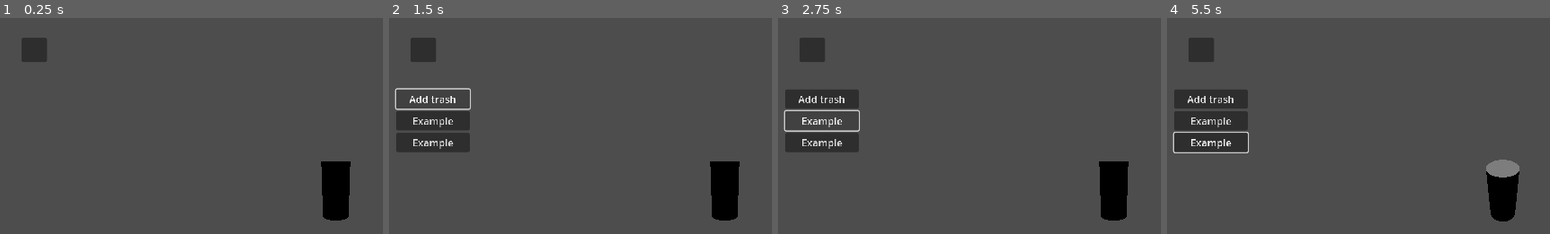
Above: before the commit, frames 1-4 (left to right).
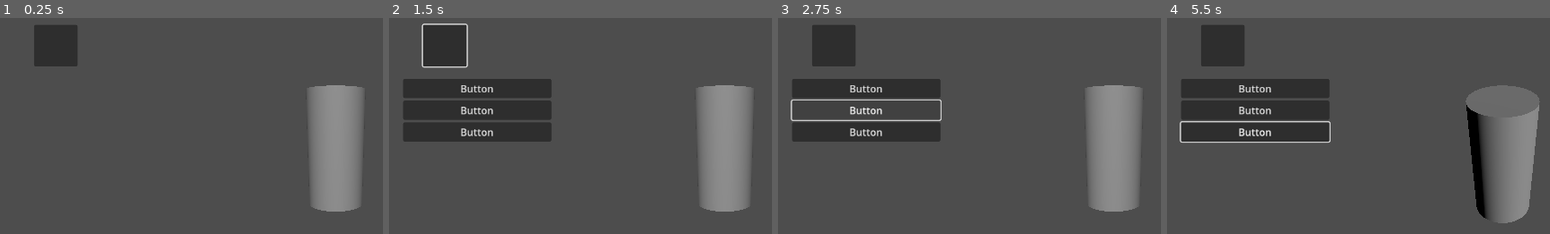
Above: after the commit, the same moments.

Repository: muriplz/Puaj
Game: Godot game, scene res://level.tscn
Same seed, same stepped clock (60 frames per second), same inputs: the game is played once before the commit and once after it. Before the commit the project starts from res://scenes/inmersive_view.tscn.
Inputs (mouse positions are in pixels of both pictures, inside the frame that each line leads up to; where the layout moved, square brackets give the same spot in the first picture):
- Up to frame 1 (0.25 s): no input
- Up to frame 2 (1.5 s): click (446, 46) [423, 50] at 0.5 s; click (431, 100) at 1.25 s, where only the run before the commit has a clickable "Add trash"
- Up to frame 3 (2.75 s): click "Example" (after the commit: "Button") at 2 s
- Up to frame 4 (5.5 s): click "Example" (after the commit: "Button") at 2.75 s; click (1255, 132) at 3.5 s, where only the run after the commit has a clickable "Button"; tap Enter at 4.25 s; move the mouse to (outside the picture) at 4.27 s; hold D (right, bound only before the commit) 4.28-5 s; click (outside the picture) at 4.42 s; tap Space at 5 s; drag from (1358, 223) to (outside the picture) at 5.02 s

The runs differ from the first frame. In frame 1, 10% of the frame differs, in the area x 5-95%, y 3-94%; in frame 2, 19%; in frame 3, 17%; in frame 4, 20%, in the area x 1-98%, y 3-96%.
Error before the commit: Invalid call. Nonexistent function 'instance' in base 'PackedScene'. (res://scenes/ui.tscn::GDScript_kkwjd:13)
Error after the commit: Invalid call. Nonexistent function 'request_image' in base 'Nil'. (res://scripts/TileManager.gd:21)

Commit message:
cleanup

Diff:
--- /dev/null
+++ b/level.tscn
@@ -0,0 +1,81 @@
+[gd_scene load_steps=8 format=3 uid="uid://cxynsi2vr6h6t"]
+
+[ext_resource type="Script" path="res://scripts/player/PlayerMovement.gd" id="1_qetjv"]
+[ext_resource type="Script" path="res://scripts/UIOpener.gd" id="1_r7q8o"]
+[ext_resource type="Script" path="res://scripts/player/PlayerCamera.gd" id="2_j6n1o"]
+[ext_resource type="Script" path="res://scripts/TileManager.gd" id="3_carvu"]
+[ext_resource type="Script" path="res://scripts/TileGetter.gd" id="4_1lgmd"]
+
+[sub_resource type="CylinderShape3D" id="CylinderShape3D_x3jx3"]
+
+[sub_resource type="CylinderMesh" id="CylinderMesh_3005l"]
+
+[node name="Level" type="Node3D"]
+
+[node name="Player" type="CharacterBody3D" parent="."]
+script = ExtResource("1_qetjv")
+
+[node name="CollisionShape3D" type="CollisionShape3D" parent="Player"]
+transform = Transform3D(1, 0, 0, 0, 1, 0, 0, 0, 1, 0, 1, 0)
+shape = SubResource("CylinderShape3D_x3jx3")
+
+[node name="MeshInstance3D" type="MeshInstance3D" parent="Player"]
+transform = Transform3D(1, 0, 0, 0, 1, 0, 0, 0, 1, 0, 1, 0)
+mesh = SubResource("CylinderMesh_3005l")
+skeleton = NodePath("../CollisionShape3D")
+
+[node name="Camera3D" type="Camera3D" parent="Player"]
+script = ExtResource("2_j6n1o")
+
+[node name="GridMap" type="GridMap" parent="."]
+
+[node name="TileManager" type="Node3D" parent="."]
+script = ExtResource("3_carvu")
+
+[node name="TileGetter" type="HTTPRequest" parent="TileManager"]
+script = ExtResource("4_1lgmd")
+
+[node name="DirectionalLight3D" type="DirectionalLight3D" parent="."]
+transform = Transform3D(0.940893, 0.338705, 1.62622e-08, -0.295241, 0.820154, 0.490083, 0.165993, -0.461115, 0.871676, -7.46604, 6.75326, 7.6757)
+
+[node name="UI" type="Control" parent="."]
+layout_mode = 3
+anchors_preset = 0
+offset_right = 40.0
+offset_bottom = 40.0
+
+[node name="BurguerOpener" type="Button" parent="UI"]
+layout_mode = 1
+anchors_preset = -1
+anchor_left = 1.45
+anchor_top = 1.0
+anchor_right = 1.45
+anchor_bottom = 1.0
+offset_left = 34.0
+offset_top = -3.0
+offset_right = 104.0
+offset_bottom = 64.0
+script = ExtResource("1_r7q8o")
+
+[node name="Hall" type="MarginContainer" parent="UI"]
+visible = false
+layout_mode = 0
+offset_left = 60.0
+offset_top = 124.0
+offset_right = 298.0
+offset_bottom = 414.0
+
+[node name="VBoxContainer" type="VBoxContainer" parent="UI/Hall"]
+layout_mode = 2
+
+[node name="Button" type="Button" parent="UI/Hall/VBoxContainer"]
+layout_mode = 2
+text = "Button"
+
+[node name="Button2" type="Button" parent="UI/Hall/VBoxContainer"]
+layout_mode = 2
+text = "Button"
+
+[node name="Button3" type="Button" parent="UI/Hall/VBoxContainer"]
+layout_mode = 2
+text = "Button"
--- a/project.godot
+++ b/project.godot
@@ -11,53 +11,11 @@
 [application]
 
 config/name="Puaj"
-run/main_scene="res://scenes/inmersive_view.tscn"
+run/main_scene="res://level.tscn"
 config/features=PackedStringArray("4.2", "GL Compatibility")
 config/icon="res://icon.svg"
 
-[autoload]
-
-TileGetter="*res://scripts/TileGetter.gd"
-
-[editor_plugins]
-
-enabled=PackedStringArray()
-
-[input]
-
-forward={
-"deadzone": 0.5,
-"events": [Object(InputEventKey,"resource_local_to_scene":false,"resource_name":"","device":-1,"window_id":0,"alt_pressed":false,"shift_pressed":false,"ctrl_pressed":false,"meta_pressed":false,"pressed":false,"keycode":0,"physical_keycode":87,"key_label":0,"unicode":119,"echo":false,"script":null)
-]
-}
-backwards={
-"deadzone": 0.5,
-"events": [Object(InputEventKey,"resource_local_to_scene":false,"resource_name":"","device":-1,"window_id":0,"alt_pressed":false,"shift_pressed":false,"ctrl_pressed":false,"meta_pressed":false,"pressed":false,"keycode":0,"physical_keycode":83,"key_label":0,"unicode":115,"echo":false,"script":null)
-]
-}
-left={
-"deadzone": 0.5,
-"events": [Object(InputEventKey,"resource_local_to_scene":false,"resource_name":"","device":-1,"window_id":0,"alt_pressed":false,"shift_pressed":false,"ctrl_pressed":false,"meta_pressed":false,"pressed":false,"keycode":0,"physical_keycode":65,"key_label":0,"unicode":97,"echo":false,"script":null)
-]
-}
-right={
-"deadzone": 0.5,
-"events": [Object(InputEventKey,"resource_local_to_scene":false,"resource_name":"","device":-1,"window_id":0,"alt_pressed":false,"shift_pressed":false,"ctrl_pressed":false,"meta_pressed":false,"pressed":false,"keycode":0,"physical_keycode":68,"key_label":0,"unicode":100,"echo":false,"script":null)
-]
-}
-zoom_in={
-"deadzone": 0.5,
-"events": [Object(InputEventMouseButton,"resource_local_to_scene":false,"resource_name":"","device":-1,"window_id":0,"alt_pressed":false,"shift_pressed":false,"ctrl_pressed":false,"meta_pressed":false,"button_mask":8,"position":Vector2(344, 22),"global_position":Vector2(348, 63),"factor":1.0,"button_index":4,"canceled":false,"pressed":true,"double_click":false,"script":null)
-]
-}
-zoom_out={
-"deadzone": 0.5,
-"events": [Object(InputEventMouseButton,"resource_local_to_scene":false,"resource_name":"","device":-1,"window_id":0,"alt_pressed":false,"shift_pressed":false,"ctrl_pressed":false,"meta_pressed":false,"button_mask":16,"position":Vector2(70, 27),"global_position":Vector2(74, 68),"factor":1.0,"button_index":5,"canceled":false,"pressed":true,"double_click":false,"script":null)
-]
-}
-
 [rendering]
 
-textures/canvas_textures/default_texture_filter=0
 renderer/rendering_method="gl_compatibility"
 renderer/rendering_method.mobile="gl_compatibility"
--- a/scenes/Tile.tscn
+++ /dev/null
@@ -1,9 +0,0 @@
-[gd_scene load_steps=2 format=3 uid="uid://dqo68al46idvr"]
-
-[sub_resource type="PlaneMesh" id="PlaneMesh_u6pae"]
-size = Vector2(1, 1)
-
-[node name="Tile" type="Node3D"]
-
-[node name="MeshInstance3D" type="MeshInstance3D" parent="."]
-mesh = SubResource("PlaneMesh_u6pae")
--- a/scenes/TrashCan.tscn
+++ /dev/null
@@ -1,7 +0,0 @@
-[gd_scene load_steps=2 format=3 uid="uid://dgigphcwfu4gx"]
-
-[sub_resource type="SphereMesh" id="SphereMesh_5g7b1"]
-
-[node name="TrashCan" type="MeshInstance3D"]
-transform = Transform3D(1, 0, 0, 0, 1, 0, 0, 0, 1, 0, 1.06886, 0)
-mesh = SubResource("SphereMesh_5g7b1")
--- a/scenes/inmersive_view.tscn
+++ /dev/null
@@ -1,13 +0,0 @@
-[gd_scene load_steps=4 format=3 uid="uid://b1kest765c3in"]
-
-[ext_resource type="PackedScene" uid="uid://mg65nvft041w" path="res://scenes/ui.tscn" id="1_sn5dg"]
-[ext_resource type="PackedScene" uid="uid://duk7b3gleag5k" path="res://scenes/level.tscn" id="2_ao4x2"]
-[ext_resource type="PackedScene" uid="uid://brgg2t3eb2ns8" path="res://scenes/player.tscn" id="3_gdk2u"]
-
-[node name="Main" type="Node3D"]
-
-[node name="MainUi" parent="." instance=ExtResource("1_sn5dg")]
-
-[node name="Level" parent="." instance=ExtResource("2_ao4x2")]
-
-[node name="Player" parent="." instance=ExtResource("3_gdk2u")]
--- a/scenes/level.tscn
+++ /dev/null
@@ -1,34 +0,0 @@
-[gd_scene load_steps=7 format=3 uid="uid://duk7b3gleag5k"]
-
-[ext_resource type="Script" path="res://scripts/Level.gd" id="1_i5dc1"]
-[ext_resource type="Script" path="res://scripts/TileGetter.gd" id="4_f1qh0"]
-[ext_resource type="Script" path="res://scripts/TileManager.gd" id="4_u4rvx"]
-[ext_resource type="PackedScene" uid="uid://mg65nvft041w" path="res://scenes/ui.tscn" id="5_mg1yt"]
-[ext_resource type="PackedScene" uid="uid://brgg2t3eb2ns8" path="res://scenes/player.tscn" id="6_yx4li"]
-
-[sub_resource type="GDScript" id="GDScript_yqe6k"]
-script/source = "extends GridMap
-
-func _ready():
-	pass
-"
-
-[node name="Level" type="Node3D"]
-script = ExtResource("1_i5dc1")
-
-[node name="DirectionalLight3D" type="DirectionalLight3D" parent="."]
-transform = Transform3D(1, 0, 0, 0, -4.37114e-08, 1, 0, -1, -4.37114e-08, 0, 200, 0)
-light_energy = 0.677
-
-[node name="GridMap" type="GridMap" parent="."]
-script = SubResource("GDScript_yqe6k")
-
-[node name="MainUi" parent="." instance=ExtResource("5_mg1yt")]
-
-[node name="TileManager" type="GridMap" parent="."]
-script = ExtResource("4_u4rvx")
-
-[node name="TileGetter" type="HTTPRequest" parent="TileManager"]
-script = ExtResource("4_f1qh0")
-
-[node name="Player" parent="." instance=ExtResource("6_yx4li")]
--- a/scenes/player.tscn
+++ /dev/null
@@ -1,24 +0,0 @@
-[gd_scene load_steps=5 format=3 uid="uid://brgg2t3eb2ns8"]
-
-[ext_resource type="Script" path="res://scripts/player/PlayerMovement.gd" id="1_giegl"]
-[ext_resource type="Script" path="res://scripts/player/PlayerCamera.gd" id="2_2cmow"]
-
-[sub_resource type="CylinderShape3D" id="CylinderShape3D_x845d"]
-
-[sub_resource type="CylinderMesh" id="CylinderMesh_cguik"]
-
-[node name="Player" type="CharacterBody3D"]
-script = ExtResource("1_giegl")
-
-[node name="CollisionShape3D" type="CollisionShape3D" parent="."]
-transform = Transform3D(1, 0, 0, 0, 1, 0, 0, 0, 1, 0, 0.5, 0)
-shape = SubResource("CylinderShape3D_x845d")
-
-[node name="MeshInstance3D" type="MeshInstance3D" parent="."]
-transform = Transform3D(1, 0, 0, 0, 1, 0, 0, 0, 1, 0, 0.5, 0)
-mesh = SubResource("CylinderMesh_cguik")
-
-[node name="Camera3D" type="Camera3D" parent="."]
-transform = Transform3D(1, 0, 0, 0, 0.981148, 0.193258, 0, -0.193258, 0.981148, 0.112487, 2.56389, 2.75906)
-fov = 113.688
-script = ExtResource("2_2cmow")
--- a/scenes/ui.tscn
+++ /dev/null
@@ -1,73 +0,0 @@
-[gd_scene load_steps=3 format=3 uid="uid://mg65nvft041w"]
-
-[ext_resource type="Script" path="res://scripts/UIOpener.gd" id="1_kbept"]
-
-[sub_resource type="GDScript" id="GDScript_kkwjd"]
-script/source = "extends Button
-
-func _ready():
-	connect(\"pressed\", Callable(self, \"_on_button_pressed\"))
-
-func _on_button_pressed():
-	# Load the Level scene
-	var level_scene = preload(\"res://scenes/level.tscn\")
-
-	# Check if the Level scene was loaded successfully
-	if level_scene:
-		# Instance the Level scene
-		var level = level_scene.instance()
-
-		if level:
-		# Check if the instance was created successfully
-			# Check if the instance has the add_trash_can() function
-			if \"add_trash_can\" in level:
-				# Instantiate a new trash can object
-				var new_trash_can = preload(\"res://scenes/TrashCan.tscn\").instance()
-				# Call the add_trash_can() function from the level instance
-				level.add_trash_can(new_trash_can)
-				# Add it to the scene
-				level.add_child(new_trash_can)
-			else:
-				print(\"Error: add_trash_can() function not found in the Level script.\")
-		else:
-			print(\"Error: Failed to instance the Level scene.\")
-	else:
-		print(\"Error: Failed to preload the Level scene.\")
-"
-
-[node name="MainUi" type="Control"]
-layout_mode = 3
-anchors_preset = 0
-
-[node name="Hall" type="MarginContainer" parent="."]
-visible = false
-layout_mode = 1
-offset_left = 49.0
-offset_top = 141.0
-offset_right = 167.0
-offset_bottom = 306.0
-pivot_offset = Vector2(20, 20)
-
-[node name="VBoxContainer" type="VBoxContainer" parent="Hall"]
-layout_mode = 2
-
-[node name="AddTrash" type="Button" parent="Hall/VBoxContainer"]
-layout_mode = 2
-text = "Add trash"
-script = SubResource("GDScript_kkwjd")
-
-[node name="Button2" type="Button" parent="Hall/VBoxContainer"]
-layout_mode = 2
-text = "Example"
-
-[node name="Button" type="Button" parent="Hall/VBoxContainer"]
-layout_mode = 2
-text = "Example"
-
-[node name="BurgerOpener" type="Button" parent="."]
-layout_mode = 0
-offset_left = 72.0
-offset_top = 58.0
-offset_right = 113.0
-offset_bottom = 97.0
-script = ExtResource("1_kbept")
--- a/scripts/TileGetter.gd
+++ b/scripts/TileGetter.gd
@@ -1,34 +1,46 @@
 extends HTTPRequest
 
-# Signal to indicate an image has been loaded successfully
-signal image_loaded(tile_coords, image)
+func request_image(tile_coords: Vector2):
+	# Ensure this HTTPRequest node is configured to not be in the tree multiple times.
+	if is_inside_tree():
+		queue_free()
 
-func get_image(tile_coords: Vector3):
-	print("TileGetter: Requesting image for tile coordinates: %s" % [tile_coords])
-	var url = "https://kryeit.com/images/tiles/15/%s_%s.png" % [tile_coords.x, tile_coords.z]
-	print("TileGetter: Requesting URL: %s" % url)
-	var error = request(url)
-	if error == OK:
-		set_meta("tile_coords", tile_coords)
-		print("TileGetter: Request sent successfully.")
+	var http_request = HTTPRequest.new()
+	add_child(http_request)
+	http_request.request_completed.connect(self._http_request_completed)
+
+	var url = "https://kryeit.com/images/tiles/15/%s_%s.png" % [tile_coords.x, tile_coords.y]
+
+	var error = http_request.request(url)
+	if error != OK:
+		print("HTTPRequest error: %s" % [error])
 	else:
-		print("TileGetter: Error initiating request: %s")
+		http_request.set_meta("tile_coords", tile_coords)
 
-func _on_request_completed(result, response_code, body):
-	print("TileGetter: Request completed with response code: %d" % response_code)
-	if result != RESULT_SUCCESS:
-		print("TileGetter: Request failed with result: %s" % result)
-		return
-	if response_code != 200:
-		print("TileGetter: HTTP request failed with response code: %d" % response_code)
+# Called when the HTTP request is completed.
+func _http_request_completed(result, response_code, headers, body):
+	# Retrieve and parse the tile_coords from the request's request_data
+	var tile_coords = get_meta("tile_coords")
+
+	print("Request completed for tile_coords: %s" % [tile_coords])
+
+	if result != OK or response_code != 200:
+		print("HTTP request failed. Result: %s, Response code: %s" % [result, response_code])
 		return
 
-	var tile_coords = get_meta("tile_coords")
-	print("TileGetter: Processing image buffer for tile coordinates: %s" % [tile_coords])
 	var image = Image.new()
 	var error = image.load_png_from_buffer(body)
-	if error == OK:
-		emit_signal("image_loaded", tile_coords, image)
-		print("TileGetter: Image loaded and signal emitted for tile coordinates: %s" % [tile_coords])
-	else:
-		print("TileGetter: Failed to load image from buffer. Error: %s")
+	if error != OK:
+		push_error("Couldn't load the image: %s")
+		return
+
+	var texture = ImageTexture.create_from_image(image)
+
+	print(tile_coords)
+
+	var texture_rect = TextureRect.new()
+	add_child(texture_rect)
+	texture_rect.texture = texture
+
+	# Now you can use tile_coords as needed, along with the loaded texture.
+	# For example, assign the texture to a TileMap or a MeshInstance based on tile_coords.
--- a/scripts/TileManager.gd
+++ b/scripts/TileManager.gd
@@ -2,33 +2,28 @@
 
 var gridmap: GridMap
 var loaded_tiles = {}
-var tile_size = Vector3(10, 0.1, 10)  # Adjust this as needed
-var render_distance = 3  # Adjust this as needed
+var tile_size = Vector2(10, 10)  # Adjust this as needed
+var render_distance = 2  # Adjust this as needed
+var tile_getter
 
 func _ready():
-	gridmap = get_parent().get_node("GridMap")  # Make sure this is the correct path to your GridMap node
-	var tile_getter = get_node("TileGetter")  # Make sure this is the correct path to your TileGetter node
-	tile_getter.image_loaded.connect(self._on_image_downloaded)
+	gridmap = get_parent().get_node("GridMap")
+	tile_getter = get_node("TileGetter")
+	print(gridmap)
 	print("TileManager is ready and connected to TileGetter.")
 
-func is_tile_loaded(tile_coords: Vector3) -> bool:
+func is_tile_loaded(tile_coords: Vector2) -> bool:
 	return str(tile_coords) in loaded_tiles
 
-func request_load_tile(tile_coords: Vector3):
+func request_load_tile(tile_coords: Vector2):
 	if not is_tile_loaded(tile_coords):
 		print("Requesting tile at: %s" % [tile_coords])
-		var tile_getter = get_node("TileGetter")
-		tile_getter.get_image(tile_coords)
+		tile_getter.request_image(tile_coords)
 		loaded_tiles[str(tile_coords)] = null
 
-func _on_image_downloaded(tile_coords: Vector3, image: Image):
-	print("Image downloaded for tile coordinates: %s" % [tile_coords])
-	var texture = ImageTexture.create_from_image(image)
-	apply_texture_to_tile(tile_coords, texture)
-
-func apply_texture_to_tile(tile_coords: Vector3, texture: Texture):
+func apply_texture_to_tile(tile_coords: Vector2, texture: Texture):
 	var mesh_instance = MeshInstance3D.new()
-	mesh_instance.translation = tile_coords * tile_size
+	mesh_instance.translation = tile_size
 	var material = StandardMaterial3D.new()
 	material.albedo_texture = texture
 	mesh_instance.material_override = material
@@ -36,19 +31,34 @@
 	loaded_tiles[str(tile_coords)] = mesh_instance
 	print("Created mesh instance for tile coordinates: %s" % [tile_coords])
 
-func update_tiles_around(center_tile: Vector3):
-	print("Updating tiles around center: %s" % [center_tile])
+func create_mesh_for_tile(tile_coords: Vector2) -> MeshInstance3D:
+	var mesh_instance = MeshInstance3D.new()
+	# Convert Vector2 tile_coords to Vector3 for positioning, assuming y=0 for the height
+	var position = Vector3(tile_size.x, 0, tile_size.y)
+	mesh_instance.transform.origin = position
+	add_child(mesh_instance)
+	print("Created mesh instance for tile coordinates: %s" % tile_coords)
+	return mesh_instance
+
+
+func apply_texture_to_mesh(mesh_instance: MeshInstance3D, texture: Texture):
+	var material = StandardMaterial3D.new()
+	material.albedo_texture = texture
+	mesh_instance.material_override = material
+	print("Applied texture to mesh")
+
+func update_tiles_around(center_tile: Vector2):
 	var start_x = int(center_tile.x) - render_distance
 	var end_x = int(center_tile.x) + render_distance
-	var start_z = int(center_tile.z) - render_distance
-	var end_z = int(center_tile.z) + render_distance
+	var start_z = int(center_tile.y) - render_distance
+	var end_z = int(center_tile.y) + render_distance
 
 	for x in range(start_x, end_x + 1):
 		for z in range(start_z, end_z + 1):
-			var tile_coords = Vector3(x, 0, z)
+			var tile_coords = Vector2(x, z)
 			request_load_tile(tile_coords)
 
-func unload_tiles_outside_render_distance(center_tile: Vector3):
+func unload_tiles_outside_render_distance(center_tile: Vector2):
 	print("Unloading tiles outside render distance from center: %s" % [center_tile])
 	var tiles_to_unload = []
 	for tile_key in loaded_tiles.keys():
--- a/scripts/level.gd
+++ /dev/null
@@ -1,8 +0,0 @@
-extends Node
-
-func _ready():
-	var player_scene = preload("res://scenes/player.tscn")
-	var player = player_scene.instantiate()
-	add_child(player)
-	var tile_manager = $TileManager
-	player.set_tile_manager(tile_manager)
--- a/scripts/player/PlayerCamera.gd
+++ b/scripts/player/PlayerCamera.gd
@@ -13,10 +13,7 @@
 var distance = 5.0  # Initial distance from the player to the camera
 
 func _ready():
-	player = get_node_or_null("/root/Main/Player")
-	if player == null:
-		print("Player node not found. Make sure the path to the player node is correct.")
-		return
+	player = get_parent()
 
 	# Adjust the initial camera setup to start from a better angle
 	var initial_direction = Vector3(
--- a/scripts/player/PlayerMovement.gd
+++ b/scripts/player/PlayerMovement.gd
@@ -31,18 +31,16 @@
 	# Move the character
 	move_and_collide(direction)
 
+
 	update_tiles_around_player()
 	# Update the tiles depending on render distance
-
-func set_tile_manager(tm):
-	tile_manager = tm
 
 func _ready():
 	update_tiles_around_player()
 
 func update_tiles_around_player():
-	if tile_manager:
-		var player_tile_coords = Utils.world_to_tile(global_transform.origin)
-		tile_manager.update_tiles_around(player_tile_coords)
-	else:
-		push_error("TileManager reference not set in Player.")
+	tile_manager = get_parent().get_node("TileManager")
+	var tile_coords = Utils.world_to_tile(global_transform.origin)
+	tile_manager.update_tiles_around(tile_coords)
+
+	#tile_manager.update_tiles_around(player_tile_coords)
--- a/api/utils/utils.gd
+++ b/scripts/utils/Utils.gd
@@ -1,7 +1,7 @@
 class_name Utils
 
 static var zoom = 15
-static var render_distance = 3
+static var render_distance = 2
 static var tile_size = Vector2(10, 10)  # Size of a tile in game units
 static var origin_latlon = Vector2(40.413500, -6.866500)  # Latitude and Longitude of the game world's origin
 static var origin_tile = latlon_to_tile(origin_latlon.x, origin_latlon.y)
Not shown, changed: icon.svg.import
